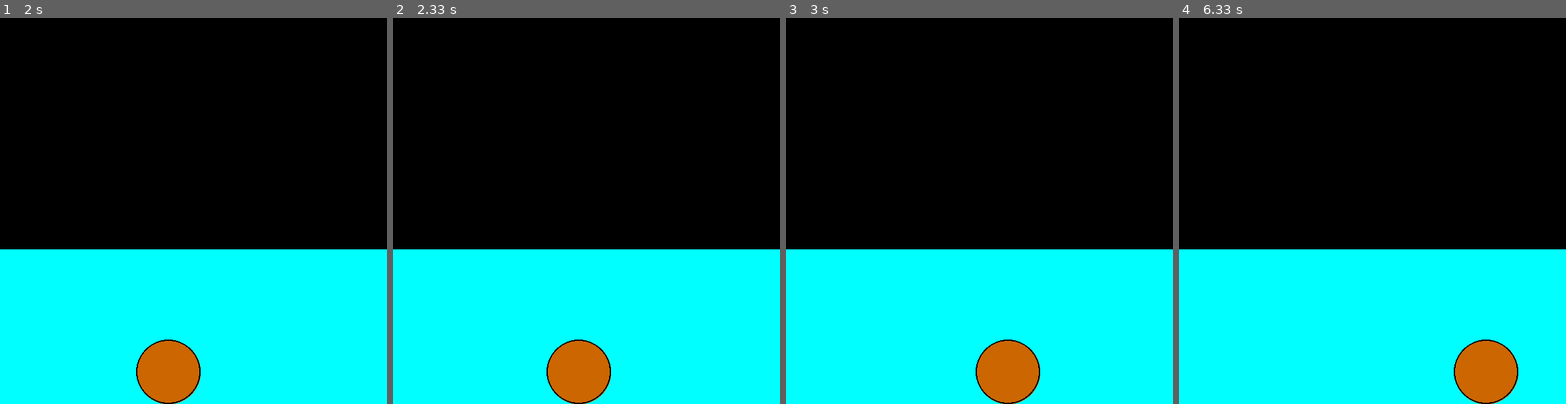
Above: before the commit, frames 1-4 (left to right).
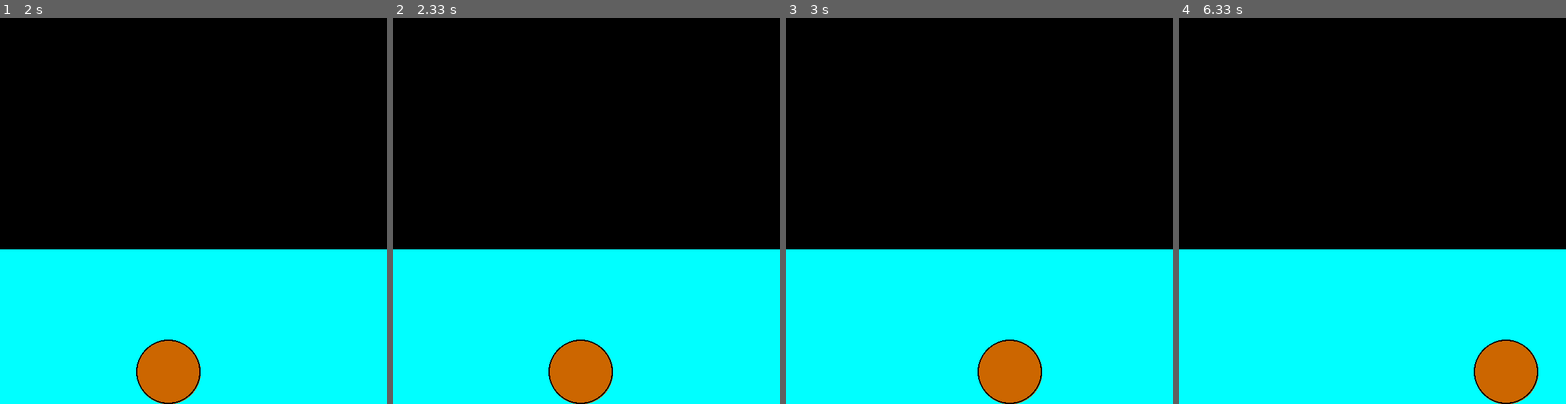
Above: after the commit, the same moments.

Repository: MatthewGoree/CEA_PhysicsBox
Game: pygame game, started from pygame_demo.py
The game is run twice, just before and just after one commit, with the same random seed, the same clock (stepped at 60 frames per second) and the same inputs.
Inputs:
- Up to frame 1 (2 s): no input
- Up to frame 2 (2.33 s): no input
- Up to frame 3 (3 s): no input
- Up to frame 4 (6.33 s): no input

Frame 1 is identical in both runs. In frame 2, 0.3% of the frame differs, in the area x 39-57%, y 83-100%; in frame 3, 0.3%; in frame 4, 1.8%, in the area x 71-93%, y 83-100%.

Commit message:
Update pygame_demo.py

Diff:
--- a/pygame_demo.py
+++ b/pygame_demo.py
@@ -85,9 +85,9 @@
             Fdy = 6 * numpy.pi * liquid.viscosity * radius * speed[1]
         if ballrect.bottom == height:
             if speed[0] > 0:
-                acc_fric = friction * gravity
+                acc_fric = friction * (gravity - buoyancy/mass)
             else:
-                acc_fric = -friction * gravity
+                acc_fric = -friction * (gravity - buoyancy/mass)
         else:
             acc_fric = 0
         acc_dx = Fdx / mass
